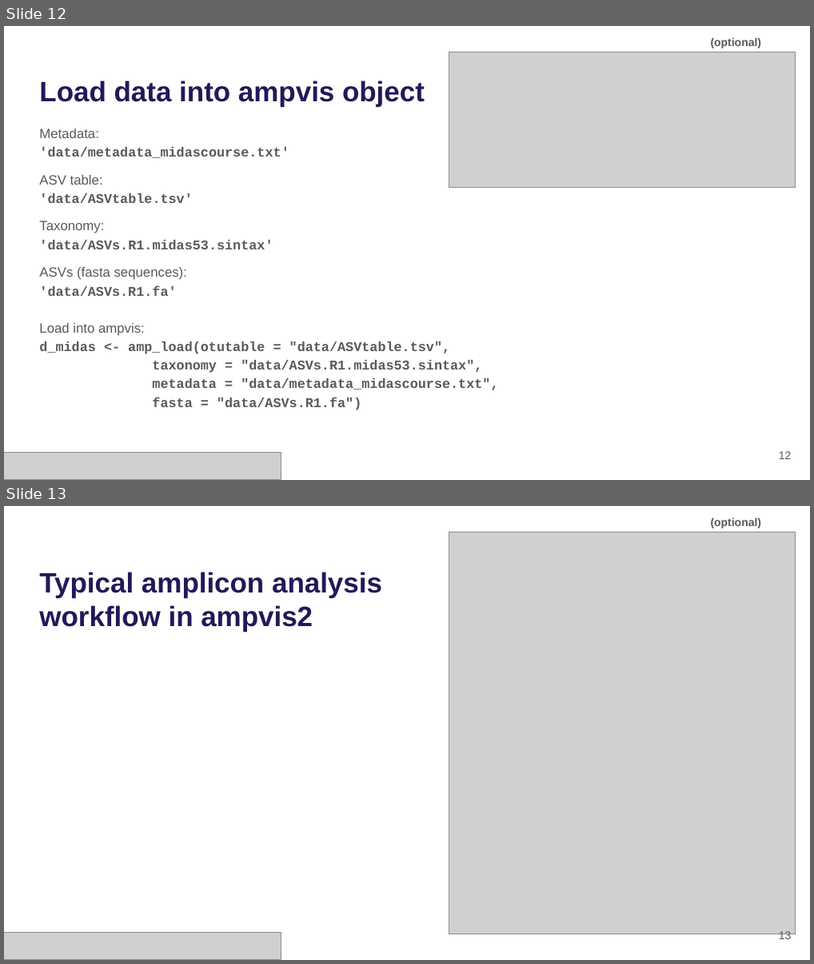
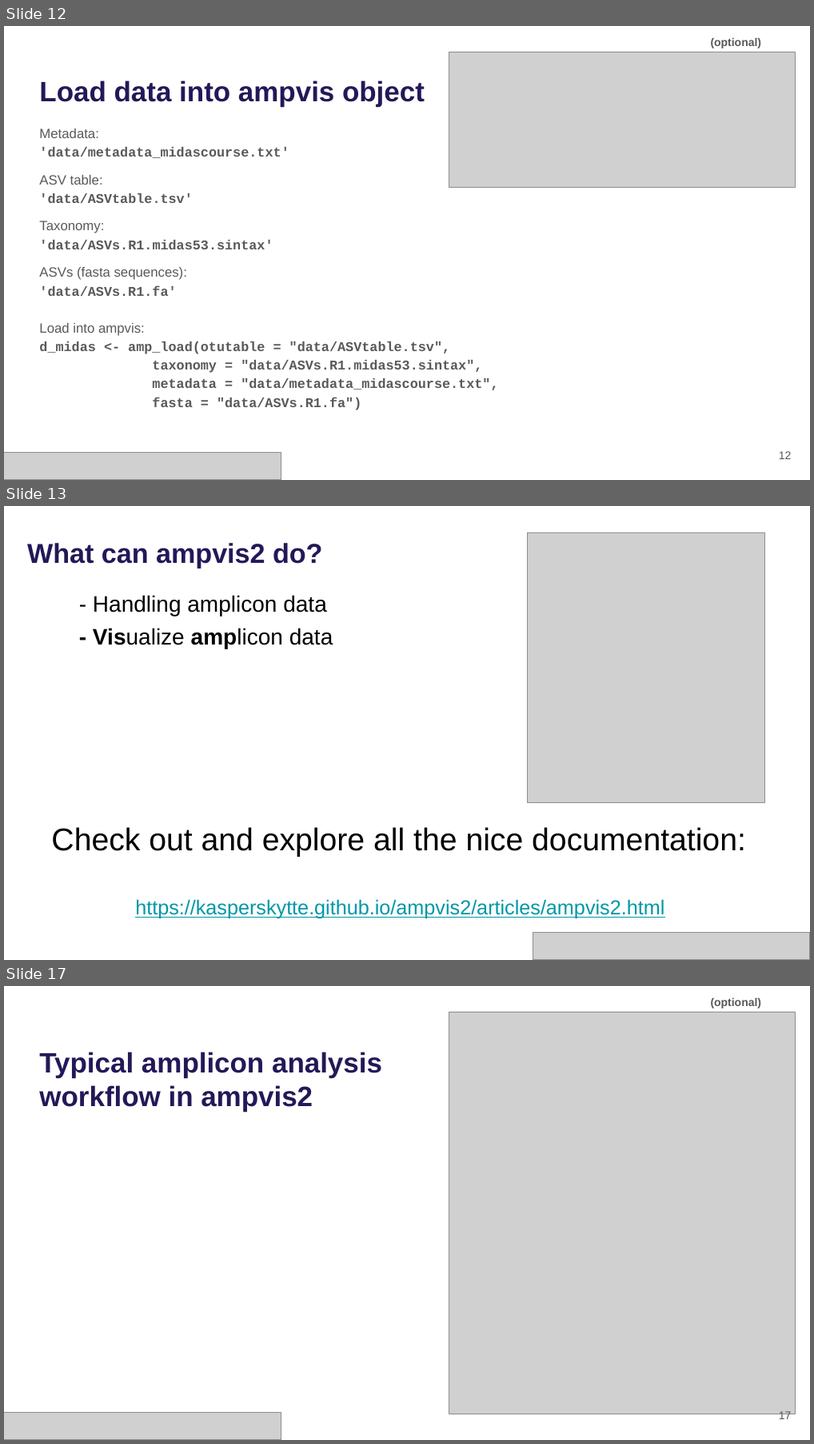
Before and after one commit to mpeces/MiDAS_course_2025, a slide deck: presentations/Hands-on_Setup.pptx. Shown one above the other, each under a label of ours: slides 12 and 13 before the commit, slides 12, 13 and 17 after it; the slides between them are not shown. The pictures are 814x964 and 814x1444 pixels, drawn with LibreOffice and Linux fonts; fonts in the diff are those of the drawing; grey boxes stand for pictures. Boxes give left, top, right and bottom in pixels: in the first picture for what was removed or moved away, otherwise in the second. Text is boxed around its words. In the diff, an @@ line names an element or a change of style, - is before the commit and + after.

```diff
--- a/presentations/Hands-on_Setup.pptx
+++ b/presentations/Hands-on_Setup.pptx
@@ slide 13 added at [4,506,810,960], background #FFFFFF @@
@@ text added at [27,543,323,568], 24.4 pt, text #241858, bold @@
+What can ampvis2 do?
@@ picture added at [527,532,766,802] @@
@@ text added at [93,595,334,648], 20 pt, text #000000 @@
+    - Handling amplicon data
+    - Visualize amplicon data
@@ subtitle added at [51,827,746,919], 18 pt, text #0097A7, underline @@
+Check out and explore all the nice documentation:
+https://kasperskytte.github.io/ampvis2/articles/ampvis2.html
@@ picture added at [533,932,810,959] @@
@@ what was slide 13 is now slide 17 @@
@@ page number at [779,1410,792,1419]: text changed @@
-13
+17
```
Also in this commit, not shown: 1 slide changed, 3 other slides added.
